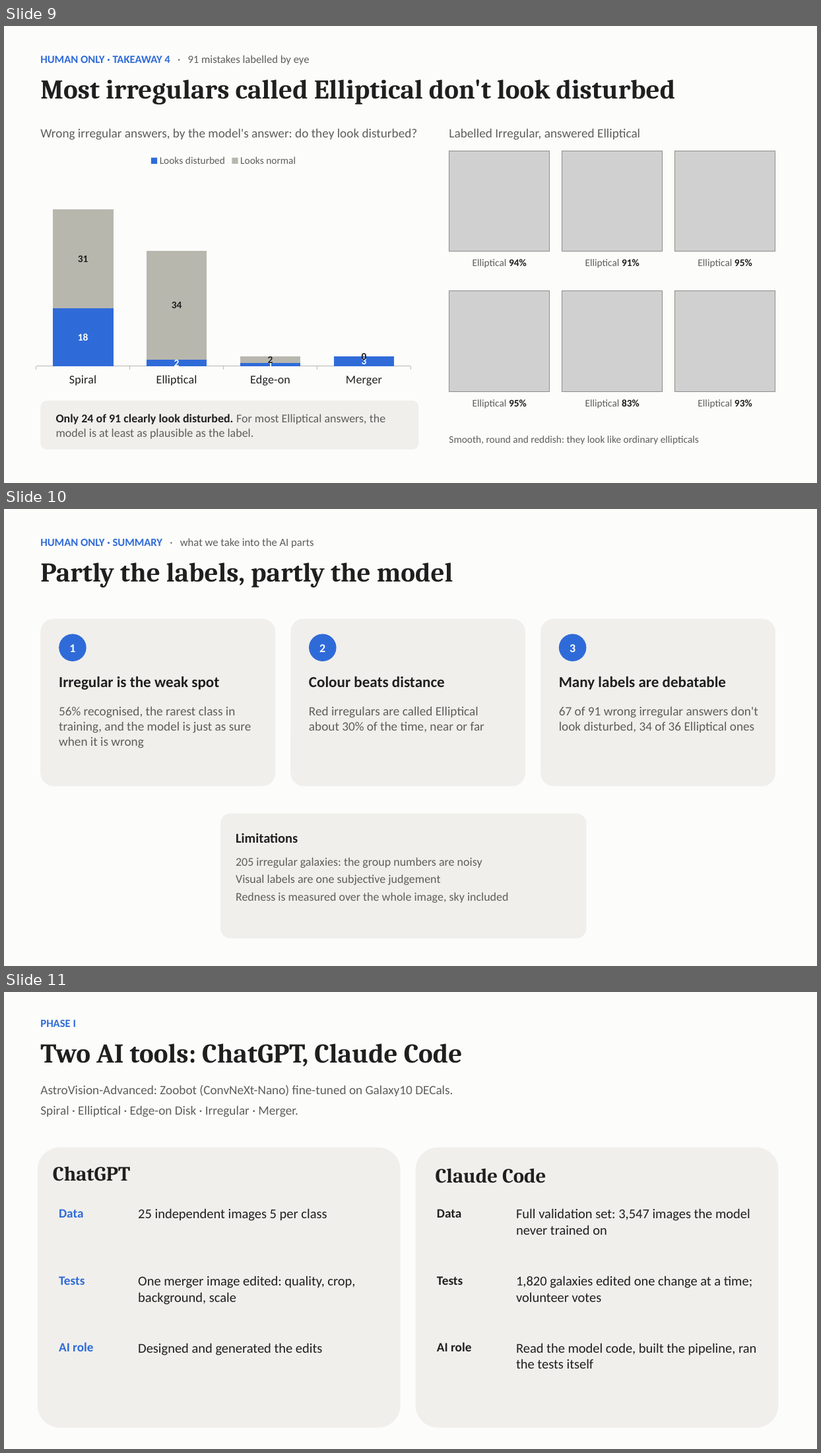
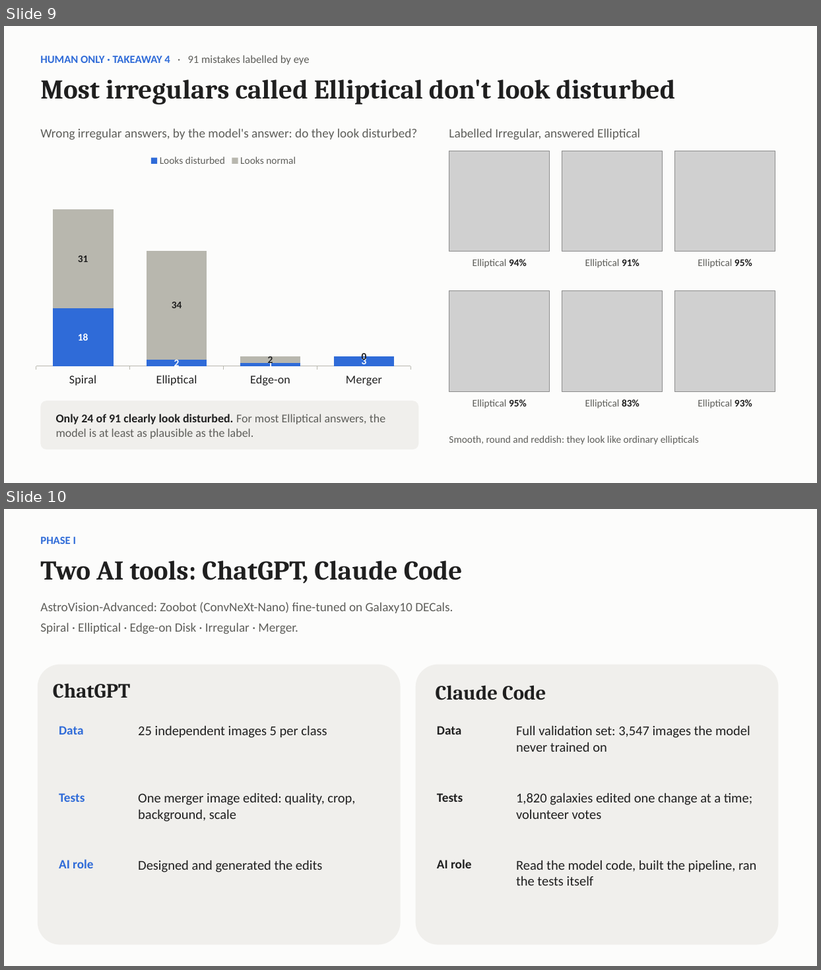
Before and after one commit to zsofiademjen21-lab/ai_and_visualization_two_dimensional_thinkers, a slide deck: presentation.pptx. Shown one above the other, each under a label of ours: slides 9, 10 and 11 before the commit, slides 9 and 10 after it. The pictures are 821x1453 and 821x970 pixels, drawn with LibreOffice and Linux fonts; fonts in the diff are those of the drawing; grey boxes stand for pictures. Boxes give left, top, right and bottom in pixels: in the first picture for what was removed or moved away, otherwise in the second. Text is boxed around its words. In the diff, an @@ line names an element or a change of style, - is before the commit and + after.

Commit message:
minor presentation changes

```diff
--- a/presentation.pptx
+++ b/presentation.pptx
@@ slide 10 removed at (4,509,817,966), background #FCFCFB @@
@@ text removed at (40,538,314,548) @@
-HUMAN ONLY · SUMMARY · what we take into the AI parts
@@ text removed at (40,562,453,588) @@
-Partly the labels, partly the model
@@ rounded rectangle removed at (40,619,275,787) @@
@@ rounded rectangle removed at (290,619,525,787) @@
@@ rounded rectangle removed at (541,619,776,787) @@
@@ ellipse removed at (59,634,86,661) @@
-1
@@ ellipse removed at (309,634,337,661) @@
-2
@@ ellipse removed at (559,634,587,661) @@
-3
@@ text removed at (59,676,219,690) @@
-Irregular is the weak spot
@@ text removed at (309,676,445,687) @@
-Colour beats distance
@@ text removed at (559,676,726,690) @@
-Many labels are debatable
@@ text removed at (59,706,252,749) @@
-56% recognised, the rarest class in training, and the model is just as sure when it is wrong
@@ text removed at (309,706,484,732) @@
-Red irregulars are called Elliptical about 30% of the time, near or far
@@ text removed at (559,706,758,733) @@
-67 of 91 wrong irregular answers don't look disturbed, 34 of 36 Elliptical ones
@@ rounded rectangle removed at (220,814,587,939) @@
@@ text removed at (236,833,298,843) @@
-Limitations
@@ text removed at (236,857,509,903) @@
-205 irregular galaxies: the group numbers are noisy
-Visual labels are one subjective judgement
-Redness is measured over the whole image, sky included
@@ what was slide 11 is now slide 10 @@
```
